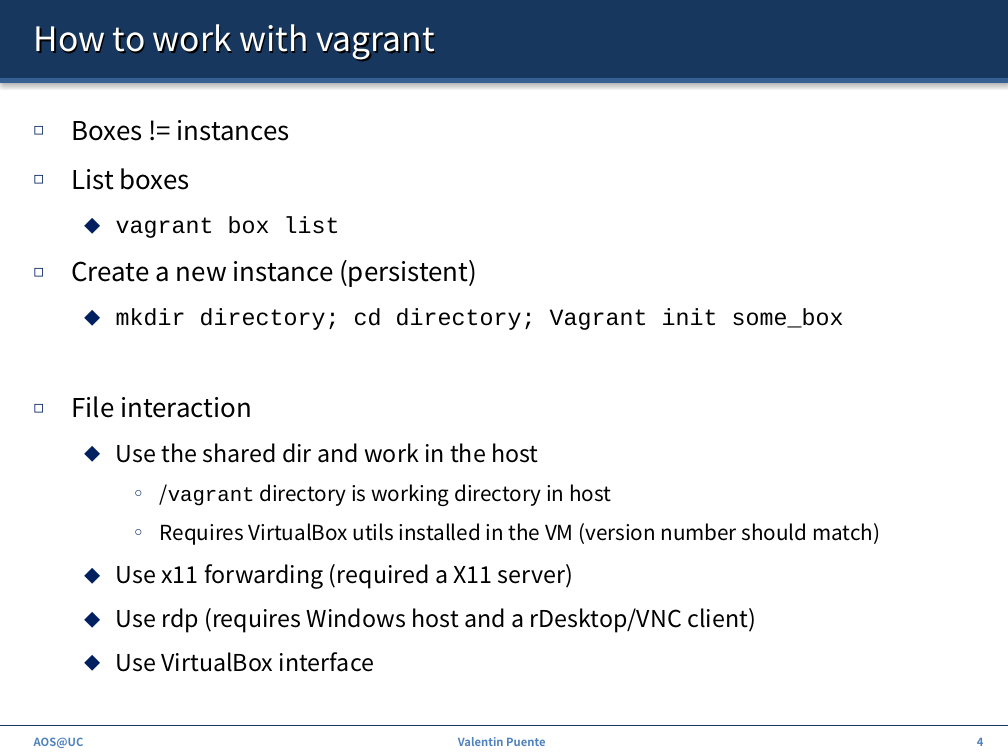
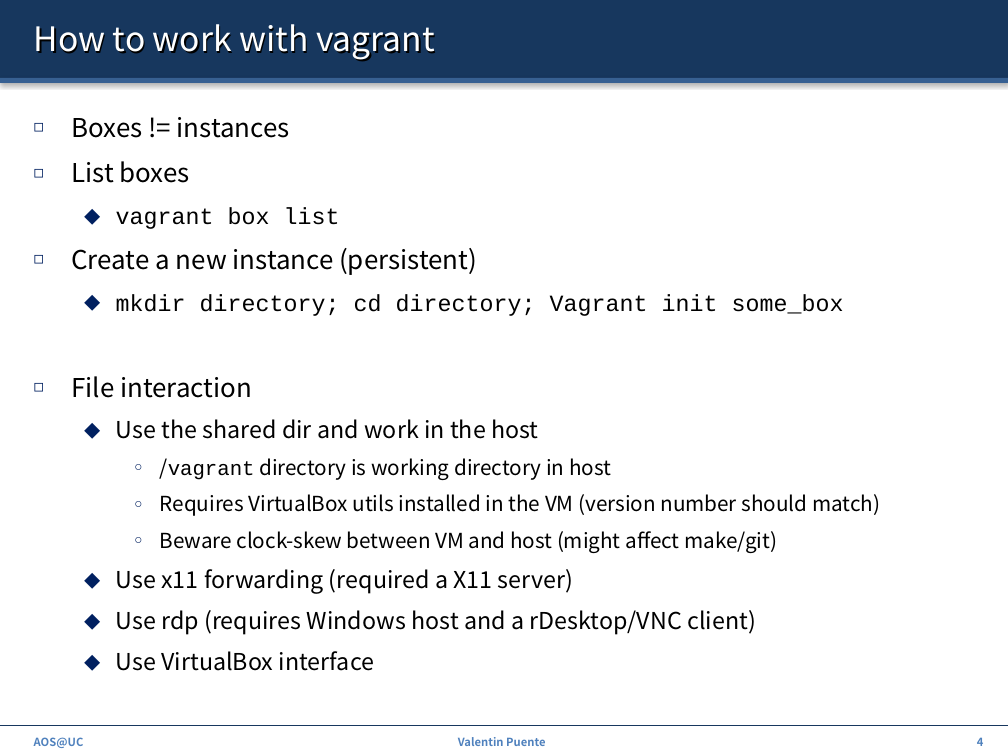
Before and after one commit to ZdravkoDimitrovArnaudov/AOS-XV6-RISCV, a slide deck: slide 4 of 00_Intro.pptx. Drawn at 1008x756 pixels with LibreOffice and Linux fonts; fonts in the diff are those of the drawing. Boxes give left, top, right and bottom in pixels: in the first picture for what was removed or moved away, otherwise in the second. Text is boxed around its words. In the diff, an @@ line names an element or a change of style, - is before the commit and + after.

Commit message:
Warning for clock-skews in rebases

```diff
--- a/00_Intro.pptx
+++ b/00_Intro.pptx
@@ text at box(72, 117, 880, 671): line spacing 1.4 to 1.3 @@
@@ text at box(160, 531, 777, 553): paragraph added @@
+    ○ Beware clock-skew between VM and host (might affect make/git)
```
Also in this commit, not shown: 1 slide added.
